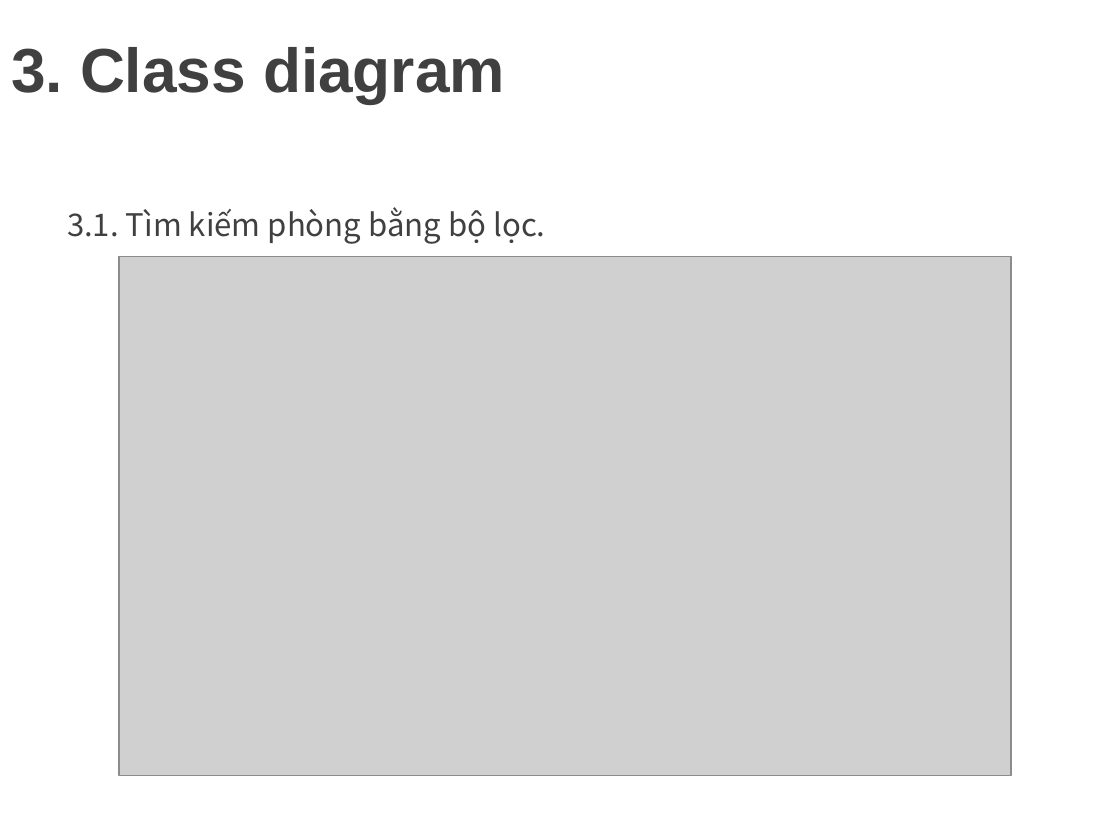
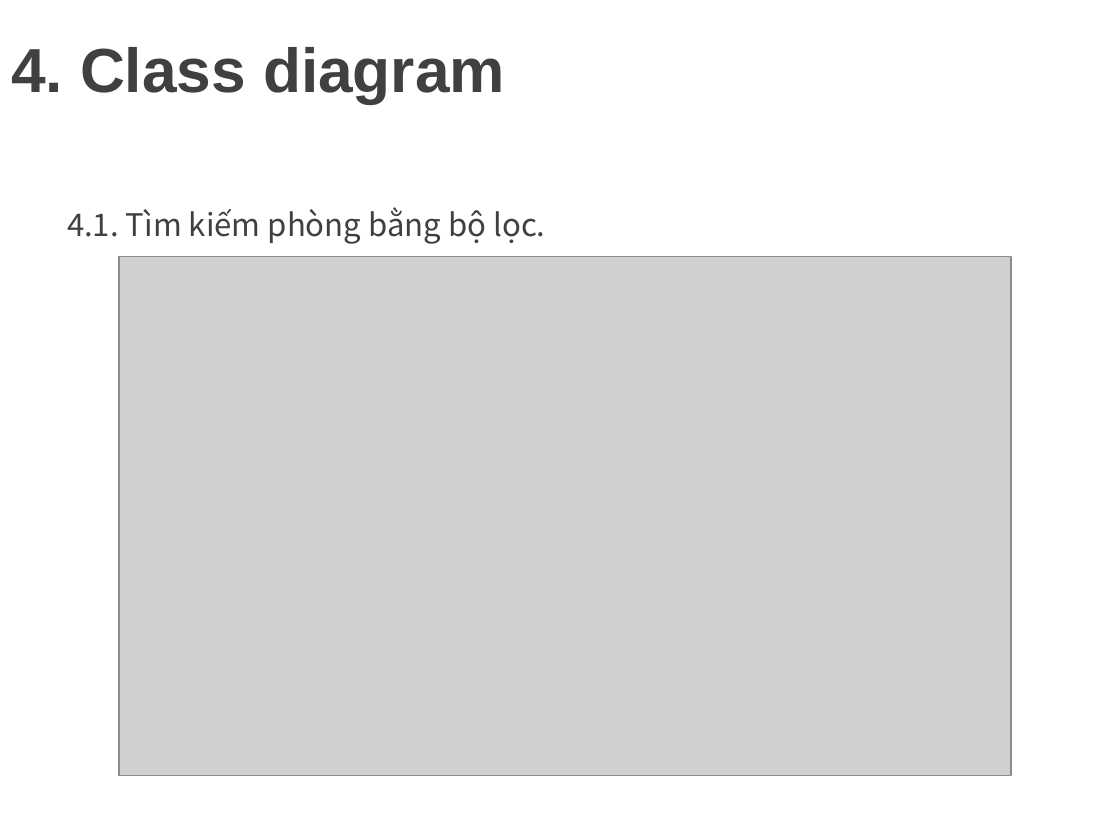
Before and after one commit to minhdat1602/2021_cnpm_group09, a slide deck: slide 19 of document_slide/slide.pptx. Drawn at 1120x840 pixels with LibreOffice and Linux fonts; fonts in the diff are those of the drawing; grey boxes stand for pictures; background and template pictures are left out. Boxes give left, top, right and bottom in pixels: in the first picture for what was removed or moved away, otherwise in the second. Text is boxed around its words. In the diff, an @@ line names an element or a change of style, - is before the commit and + after.

```diff
--- a/document_slide/slide.pptx
+++ b/document_slide/slide.pptx
@@ title at <box>11,47,505,103</box>: text changed @@
-3. Class diagram
+4. Class diagram
@@ text at <box>67,207,545,244</box>: text changed @@
-3.1. Tìm kiếm phòng bằng bộ lọc.
+4.1. Tìm kiếm phòng bằng bộ lọc.
```
Also in this commit, not shown: 3 other slides changed, 1 other file.
